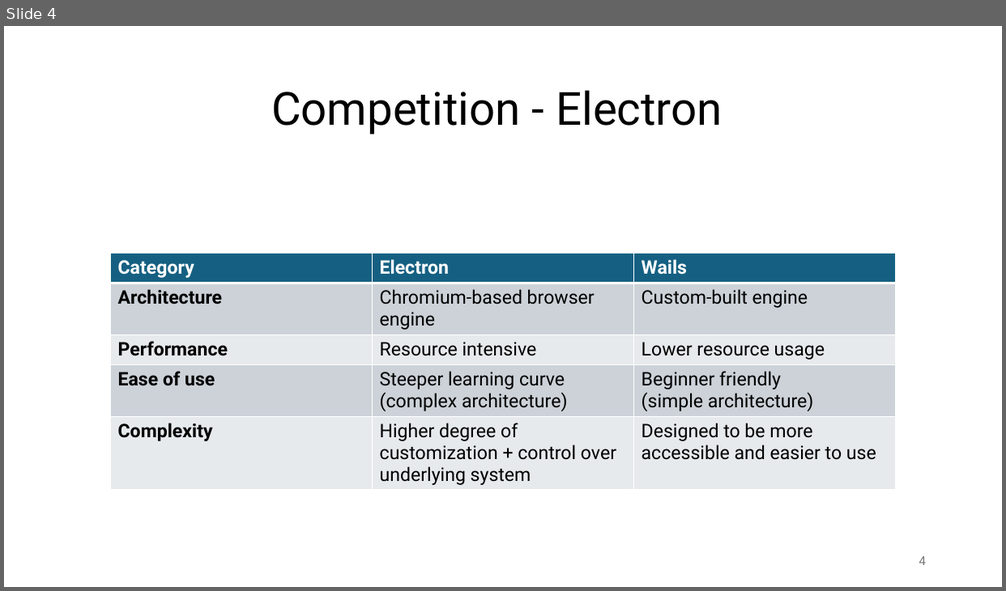
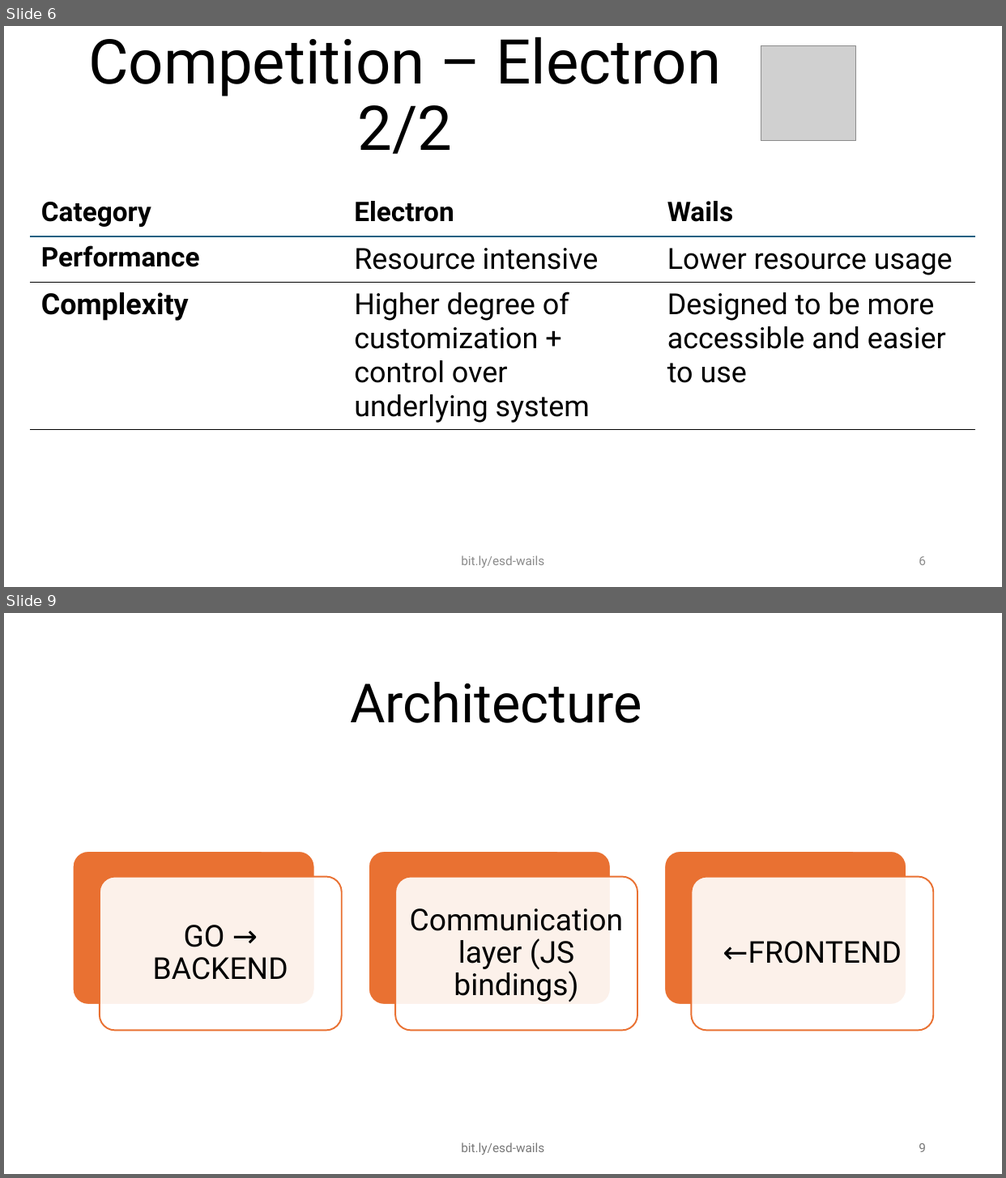
Before and after one commit to hiphof/esd-2024-wailsvue, a slide deck: presentation/Wails-Vue_Presentation.pptx. Shown one above the other, each under a label of ours: slide 4 before the commit, slides 6 and 9 after it; the slides between them are not shown. The pictures are 1006x591 and 1006x1178 pixels, drawn with LibreOffice and Linux fonts; fonts in the diff are those of the drawing; grey boxes stand for pictures. Boxes give left, top, right and bottom in pixels: in the first picture for what was removed or moved away, otherwise in the second. Text is boxed around its words. In the diff, an @@ line names an element or a change of style, - is before the commit and + after.

```diff
--- a/presentation/Wails-Vue_Presentation.pptx
+++ b/presentation/Wails-Vue_Presentation.pptx
@@ slide 9 added at <box>4,613,1002,1174</box>, background #FFFFFF @@
@@ title added at <box>350,682,642,723</box>, 52 pt, text #000000 @@
+Architecture
@@ group added at <box>73,851,933,1030</box>: 6 rounded rectangles, 3 texts @@
+GO → BACKEND
+Communication layer (JS bindings)
+←FRONTEND
@@ text added at <box>461,1143,544,1155</box>, 12 pt, text #797979 @@
+bit.ly/esd-wails
@@ page number added at <box>918,1144,926,1152</box>, 12 pt, text #797979 @@
+9
@@ what was slide 4 is now slide 6 @@
@@ slide 6 changed as well @@
@@ title at <box>88,37,722,154</box>: text changed; size 44 to 59.4 pt @@
-Competition - Electron
+Competition – Electron 2/2
@@ picture added at <box>761,45,856,140</box> @@
@@ table at <box>30,191,975,433</box> @@
-row 2: Architecture | Chromium-based browser engine | Custom-built engine
-row 4: Ease of use | Steeper learning curve / (complex architecture) | Beginner friendly / (simple architecture)
@@ table: place and size @@
-table at <box>110,253,897,493</box>
+table at <box>30,191,975,433</box>
@@ text added at <box>461,556,544,568</box>, 12 pt, text #8C8C8C @@
+bit.ly/esd-wails
@@ page number at <box>918,557,926,565</box>: text changed; text colour #797979 to #8C8C8C @@
-4
+6
```
Also in this commit, not shown: 5 other slides changed, 9 other slides added, 8 slides removed, 1 other file.
